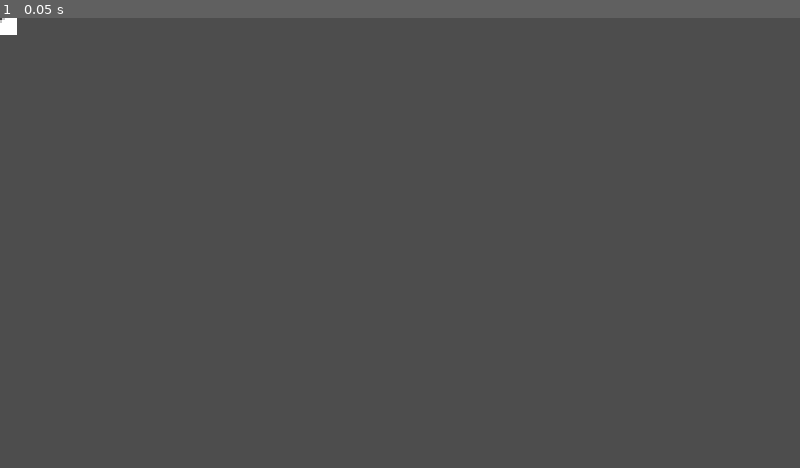
Above: before the commit, frame 1.
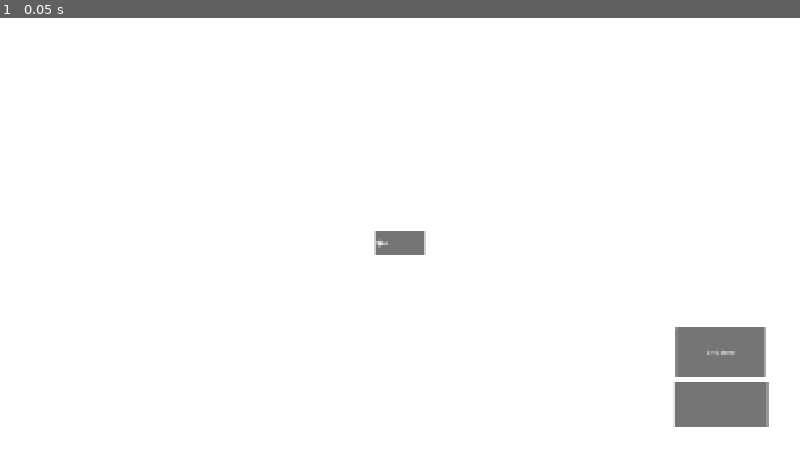
Above: after the commit, the same moment.

Repository: rubpluszz/CardGamePrototype
Game: Godot game, scene res://scenes/main/main.tscn
Two runs of this game, one before a commit and one after it. Both use one fixed random seed, a clock stepped at 60 frames per second and the inputs below.
Inputs:
- Up to frame 1 (0.05 s): no input

The runs differ from the first frame. In frame 1, 100% of the frame differs, in the area x 0-100%, y 0-100%.

Commit message:
Day Night system

Diff:
--- a/scenes/main/main.tscn
+++ b/scenes/main/main.tscn
@@ -1,6 +1,8 @@
 [gd_scene format=3 uid="uid://dwvijws2j563q"]
 
 [ext_resource type="Script" uid="uid://chjmlaf2jgqns" path="res://scripts/core/GameManager.gd" id="1_hyk8p"]
+[ext_resource type="Script" uid="uid://c7eayrsex0vas" path="res://scenes/ui/main.gd" id="1_iuonh"]
+[ext_resource type="Script" uid="uid://bxn80et3p2mqr" path="res://scripts/core/TurnManager.gd" id="3_k2fmo"]
 
 [node name="Main" type="Control" unique_id=1143681060]
 layout_mode = 3
@@ -9,59 +11,118 @@
 anchor_bottom = 1.0
 grow_horizontal = 2
 grow_vertical = 2
+script = ExtResource("1_iuonh")
 
 [node name="GameManager" type="Control" parent="." unique_id=585623004]
-anchors_preset = 0
-offset_right = 40.0
-offset_bottom = 40.0
+layout_mode = 1
+anchors_preset = 15
+anchor_right = 1.0
+anchor_bottom = 1.0
+grow_horizontal = 2
+grow_vertical = 2
 script = ExtResource("1_hyk8p")
 
+[node name="TurnManager" type="Control" parent="GameManager" unique_id=1236178942]
+layout_mode = 1
+anchors_preset = 15
+anchor_right = 1.0
+anchor_bottom = 1.0
+grow_horizontal = 2
+grow_vertical = 2
+script = ExtResource("3_k2fmo")
+
 [node name="Background" type="ColorRect" parent="." unique_id=1324736178]
-layout_mode = 0
-offset_right = 40.0
-offset_bottom = 40.0
+layout_mode = 1
+anchors_preset = 15
+anchor_right = 1.0
+anchor_bottom = 1.0
+grow_horizontal = 2
+grow_vertical = 2
 
 [node name="Battlefield" type="Control" parent="." unique_id=702710558]
-anchors_preset = 0
-offset_right = 40.0
-offset_bottom = 40.0
+layout_mode = 1
+anchors_preset = 15
+anchor_right = 1.0
+anchor_bottom = 1.0
+grow_horizontal = 2
+grow_vertical = 2
 
 [node name="OpponentArea" type="Control" parent="Battlefield" unique_id=1083724663]
-anchors_preset = 0
-offset_right = 40.0
-offset_bottom = 40.0
+layout_mode = 1
+anchors_preset = 10
+anchor_right = 1.0
+grow_horizontal = 2
 
 [node name="CenterArea" type="Control" parent="Battlefield" unique_id=1174757819]
-anchors_preset = 0
-offset_right = 40.0
-offset_bottom = 40.0
+layout_mode = 1
+anchors_preset = 14
+anchor_top = 0.5
+anchor_right = 1.0
+anchor_bottom = 0.5
+grow_horizontal = 2
+grow_vertical = 2
+
+[node name="DayNightIndicator" type="PanelContainer" parent="Battlefield/CenterArea" unique_id=80530361]
+custom_minimum_size = Vector2(120, 60)
+layout_mode = 1
+anchors_preset = 8
+anchor_left = 0.5
+anchor_top = 0.5
+anchor_right = 0.5
+anchor_bottom = 0.5
+offset_left = -60.0
+offset_top = -30.0
+offset_right = 60.0
+offset_bottom = 30.0
+grow_horizontal = 2
+grow_vertical = 2
+
+[node name="Icon" type="Label" parent="Battlefield/CenterArea/DayNightIndicator" unique_id=977497744]
+layout_mode = 2
+theme_override_font_sizes/font_size = 24
+
+[node name="TimeLabel" type="Label" parent="Battlefield/CenterArea/DayNightIndicator" unique_id=726460979]
+layout_mode = 2
+text = "DAY"
 
 [node name="PlayerArea" type="Control" parent="Battlefield" unique_id=1774836110]
-anchors_preset = 0
-offset_right = 40.0
-offset_bottom = 40.0
+layout_mode = 1
+anchors_preset = 12
+anchor_top = 1.0
+anchor_right = 1.0
+anchor_bottom = 1.0
+grow_horizontal = 2
+grow_vertical = 0
 
 [node name="UI" type="Control" parent="." unique_id=1545753448]
-anchors_preset = 0
-offset_right = 40.0
-offset_bottom = 40.0
+layout_mode = 1
+anchors_preset = 15
+anchor_right = 1.0
+anchor_bottom = 1.0
+grow_horizontal = 2
+grow_vertical = 2
 
-[node name="Control" type="Control" parent="UI" unique_id=1610795754]
-anchors_preset = 0
-offset_right = 40.0
-offset_bottom = 40.0
+[node name="TurnButton" type="Button" parent="UI" unique_id=1108974573]
+layout_mode = 0
+offset_left = 1619.0
+offset_top = 872.0
+offset_right = 1843.0
+offset_bottom = 983.0
 
-[node name="TurnButton" type="Button" parent="UI/Control" unique_id=1108974573]
+[node name="EndTurnButton" type="Button" parent="UI" unique_id=1305042371]
 layout_mode = 0
-offset_right = 8.0
-offset_bottom = 8.0
+offset_left = 1623.0
+offset_top = 742.0
+offset_right = 1837.0
+offset_bottom = 861.0
+text = "End turn"
 
-[node name="EndTurnButton" type="Button" parent="UI/Control" unique_id=1305042371]
-layout_mode = 0
-offset_right = 8.0
-offset_bottom = 8.0
-
-[node name="GameInfo" type="Label" parent="UI/Control" unique_id=381431067]
-layout_mode = 0
-offset_right = 40.0
-offset_bottom = 23.0
+[node name="GameInfo" type="Label" parent="UI" unique_id=381431067]
+layout_mode = 1
+anchors_preset = -1
+anchor_right = 1.0
+anchor_bottom = 1.0
+offset_left = -4.0
+offset_top = 416.0
+offset_right = 103.0
+offset_bottom = 429.0
--- /dev/null
+++ b/scenes/ui/main.gd
@@ -0,0 +1,38 @@
+extends Control
+
+@onready var game_manager = $GameManager
+
+@onready var end_turn_button: Button = $UI/EndTurnButton
+
+@onready var day_icon: Label = \
+	$Battlefield/CenterArea/DayNightIndicator/Icon
+
+@onready var time_label: Label = \
+	$Battlefield/CenterArea/DayNightIndicator/TimeLabel
+
+
+func _ready() -> void:
+
+	end_turn_button.pressed.connect(
+		game_manager.end_turn
+	)
+
+	game_manager.time_of_day_changed.connect(
+		update_time_indicator
+	)
+
+	# Встановлюємо початковий стан
+	update_time_indicator(
+		game_manager.game_state.time_of_day
+	)
+
+
+func update_time_indicator(new_time: int) -> void:
+
+	if new_time == GameState.TimeOfDay.DAY:
+		day_icon.text = "☀️"
+		time_label.text = "DAY"
+
+	else:
+		day_icon.text = "🌙"
+		time_label.text = "NIGHT"
--- a/scripts/core/GameManager.gd
+++ b/scripts/core/GameManager.gd
@@ -1,9 +1,19 @@
 extends Node
+
+signal time_of_day_changed(new_time: int)
+
+@onready var turn_manager: TurnManager = $TurnManager
 
 var game_state: GameState
 
+
 func _ready() -> void:
+	turn_manager.time_of_day_changed.connect(
+		_on_time_of_day_changed
+	)
+
 	start_new_game()
+
 
 func start_new_game() -> void:
 	game_state = GameState.new()
@@ -12,6 +22,22 @@
 	var player_2 = PlayerState.new()
 
 	game_state.players = [player_1, player_2]
+
 	game_state.start_game()
 
+	turn_manager.start_game(game_state)
+
 	print("Game started!")
+
+
+func end_turn() -> void:
+	turn_manager.end_turn()
+
+
+func _on_time_of_day_changed(new_time: int) -> void:
+	time_of_day_changed.emit(new_time)
+
+	if new_time == GameState.TimeOfDay.DAY:
+		print("Time changed: DAY")
+	else:
+		print("Time changed: NIGHT")
--- a/scripts/core/GameState.gd
+++ b/scripts/core/GameState.gd
@@ -1,9 +1,16 @@
 class_name GameState
 extends RefCounted
 
-var current_turn: int = 0
+enum TimeOfDay {
+	DAY,
+	NIGHT
+}
+
+var current_turn: int = 1
 var active_player: int = 0
 var is_game_over: bool = false
+
+var time_of_day: TimeOfDay = TimeOfDay.DAY
 
 var players: Array = []
 
@@ -11,7 +18,4 @@
 	current_turn = 1
 	active_player = 0
 	is_game_over = false
-
-func switch_player() -> void:
-	active_player = 1 - active_player
-	current_turn += 1
+	time_of_day = TimeOfDay.DAY
--- /dev/null
+++ b/scripts/core/TurnManager.gd
@@ -0,0 +1,58 @@
+class_name TurnManager
+extends Node
+
+signal turn_started(turn_number: int, player_index: int)
+signal turn_ended(turn_number: int, player_index: int)
+
+signal time_of_day_changed(new_time: int)
+
+var game_state: GameState
+
+var day_night_system: DayNightSystem = DayNightSystem.new()
+
+
+func start_game(state: GameState) -> void:
+	game_state = state
+
+	game_state.current_turn = 1
+	game_state.active_player = 0
+	game_state.time_of_day = GameState.TimeOfDay.DAY
+
+	turn_started.emit(
+		game_state.current_turn,
+		game_state.active_player
+	)
+
+
+func end_turn() -> void:
+	if game_state == null:
+		return
+
+	if game_state.is_game_over:
+		return
+
+	turn_ended.emit(
+		game_state.current_turn,
+		game_state.active_player
+	)
+
+	# Перемикаємо активного гравця
+	game_state.active_player = 1 - game_state.active_player
+
+	# Переходимо до наступного ходу
+	game_state.current_turn += 1
+
+	# Перевіряємо зміну часу доби
+	if day_night_system.should_change_time(
+		game_state.current_turn
+	):
+		game_state.time_of_day = day_night_system.get_next_time(
+			game_state.time_of_day
+		)
+
+		time_of_day_changed.emit(game_state.time_of_day)
+
+	turn_started.emit(
+		game_state.current_turn,
+		game_state.active_player
+	)
--- /dev/null
+++ b/scripts/systems/day_night_system.gd
@@ -0,0 +1,18 @@
+class_name DayNightSystem
+extends RefCounted
+
+const TURNS_PER_PHASE: int = 4
+
+
+func should_change_time(turn_number: int) -> bool:
+	return (
+		turn_number > 1
+		and (turn_number - 1) % TURNS_PER_PHASE == 0
+	)
+
+
+func get_next_time(current_time: int) -> int:
+	if current_time == GameState.TimeOfDay.DAY:
+		return GameState.TimeOfDay.NIGHT
+
+	return GameState.TimeOfDay.DAY
Not shown, added: scenes/ui/main.gd.uid
Not shown, added: scripts/core/TurnManager.gd.uid
Not shown, added: scripts/systems/day_night_system.gd.uid
